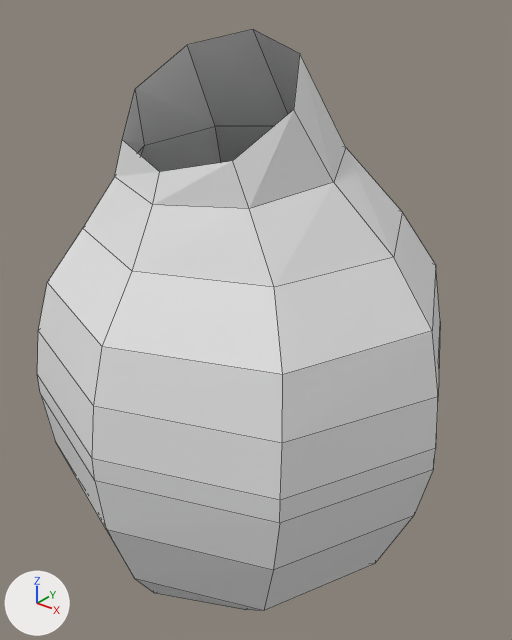
Before and after pictures for a commit that changed the Blender file first-stage/exercise-01/blastoise.blend.
One viewpoint serves both versions: a camera (50 mm lens) standing at (1.016, -1.018, 0.93) and looking at (0.024, 0.222, 0.162). Lighting does not change. The marker at lower left points along +X, +Y and +Z. Mesh edges are drawn as thin lines. The same objects are shown in both versions, whatever each file hides.
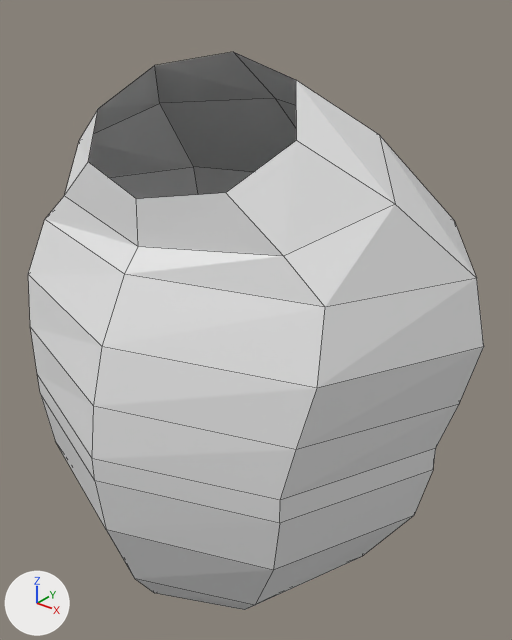
Commit message: chore: pequenas alterações na malha do base mesh

Where the change shows, as pixel boxes [x1, y1, x2, y2] in the pictures (512 x 640 px; the box of a moved part takes in the faces that stretch with it):
'Cylinder.002', reshaped (13% wider)
    before: [37, 29, 440, 611]
    after: [28, 52, 484, 610]
part 1 of me_cylinder_003, moved or reshaped
    before: [37, 29, 440, 500]
    after: [28, 52, 484, 500]
part 2 of me_cylinder_003, built on
    before: [107, 516, 413, 611]
    after: [107, 516, 413, 610]

The change in detail:
me_cylinder_003 is used by ob_cylinder_002; location (0.0, 0.0, 0.0); scale (0.237, 0.237, 0.237).
Verts and faces of me_cylinder_003; kept vertices keep their numbers, new ones are numbered from 88.
Before the commit, vertices of me_cylinder_003: 65 (1.27, 1.99, -1.56), 66 (1.8, 0.8, -1.56), 67 (1.27, -0.4, -1.56), 69 (-1.27, -0.4, -1.56), 70 (-1.8, 0.8, -1.56).
Before the commit, vertices of me_cylinder_003: 71 (-1.27, 1.99, -1.56), 80 (0.0, 1.33, -2.33), 81 (0.3, 1.18, -2.33), 82 (0.43, 0.8, -2.33), 83 (0.3, 0.42, -2.33).
Before the commit, vertices of me_cylinder_003: 84 (0.0, 0.26, -2.33), 85 (-0.3, 0.42, -2.33), 86 (-0.43, 0.8, -2.33), 87 (-0.3, 1.18, -2.33).
me_cylinder_003 had 88 vertices, 80 faces and spanned x -2.28..2.28, y -1.23..2.82, z -2.33..3.5.
me_cylinder_003 now has 88 vertices, 82 faces and spans x -2.54..2.54, y -1.23..2.82, z -2.33..3.33.
Part 1, on me_cylinder_003:
36 vertices move from x -2.23..2.23, y -0.6..2.34, z 0.62..3.5 to x -2.54..2.54, y -0.69..2.43, z 0.62..3.33.
Part 2, on me_cylinder_003:
Vertex 65 moves to (1.16, 1.99, -1.56).
Vertex 67 moves to (1.16, -0.4, -1.56), pixel (254, 605).
Vertex 66 moves to (1.64, 0.8, -1.56), pixel (361, 556).
Vertex 69 moves to (-1.16, -0.4, -1.56).
Vertex 71 moves to (-1.16, 1.99, -1.56).
Vertex 70 moves to (-1.64, 0.8, -1.56).
New faces: (80, 81, 82, 83, 84), (80, 84, 85, 86, 87).
